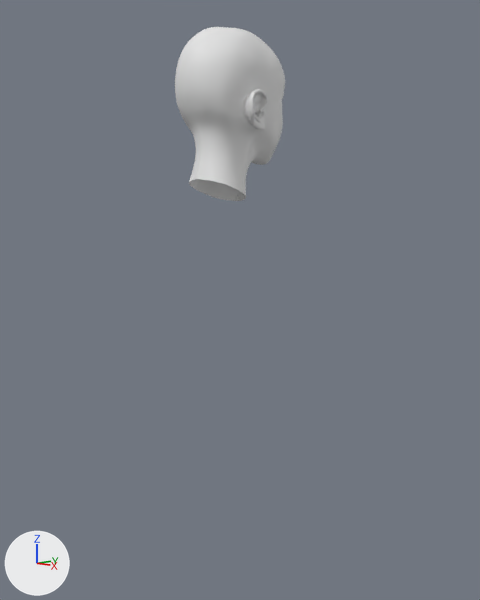
Two versions of the Blender file character.blend, one commit apart.
The view is the same before and after, from a camera (50 mm lens) standing at (2.41, -2.17, 4.01) and looking at (0.04, 0.08, 3.59). The axes (+X, +Y, +Z) are drawn at lower left. The lights are the same throughout.

In view in the first picture: 'face'.
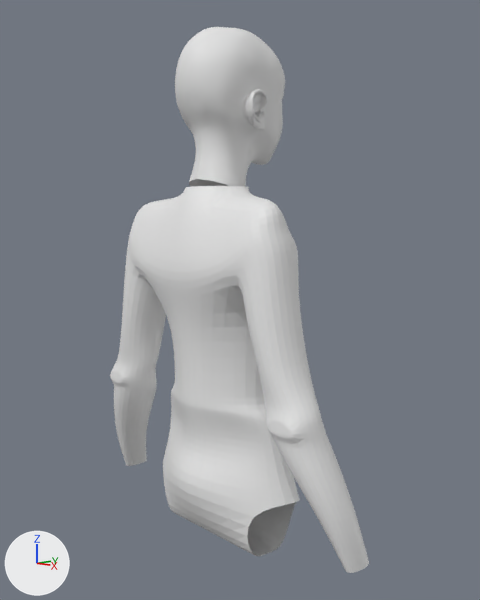
The change, as a diff of the scene's bpy script:
```diff
--- a/character.blend.py
+++ b/character.blend.py
@@ me_cylinder @@
+me_cylinder.from_pydata(...)  # 116 vertices, 98 faces; spans x 0.0..0.86, y -0.35..0.41, z -0.62..1.13
@@ ob_cylinder @@
+ob_cylinder = bpy.data.objects.new('Cylinder', me_cylinder)
+ob_cylinder.location = (0.0, 0.0, 3.0)
+_m = ob_cylinder.modifiers.new('Mirror', 'MIRROR')
+_m.use_clip = True
+_m = ob_cylinder.modifiers.new('Subdivision', 'SUBSURF')
+_m.levels = 2
```

Boxes (x1, y1, x2, y2) around the edits, measured in the pictures (480 x 600 px):
'Cylinder', added
    after: (110, 186, 369, 573)
